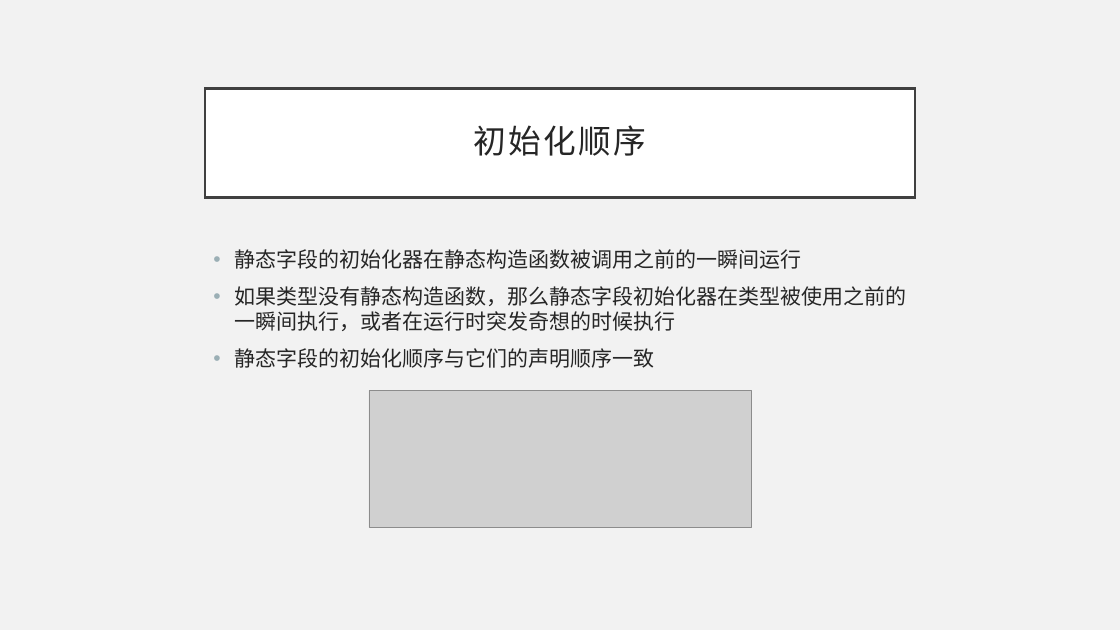
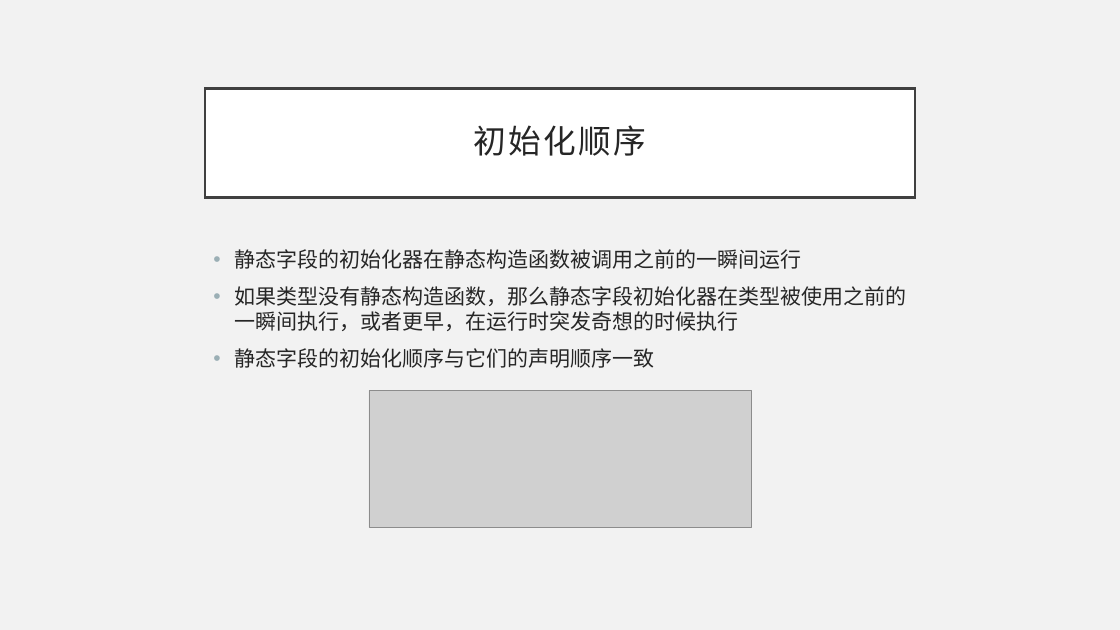
Before and after one commit to BillSon68/CSharp-Tutorial, a slide deck: slide 14 of Chapter 03/304.pptx. Drawn at 1120x630 pixels with LibreOffice and Linux fonts; fonts in the diff are those of the drawing; grey boxes stand for pictures. Boxes give left, top, right and bottom in pixels: in the first picture for what was removed or moved away, otherwise in the second. Text is boxed around its words. In the diff, an @@ line names an element or a change of style, - is before the commit and + after.

```diff
--- a/Chapter 03/304.pptx
+++ b/Chapter 03/304.pptx
@@ text at [234,286,906,331]: text changed @@
-• 如果类型没有静态构造函数，那么静态字段初始化器在类型被使用之前的一瞬间执行，或者在运行时突发奇想的时候执行
+• 如果类型没有静态构造函数，那么静态字段初始化器在类型被使用之前的一瞬间执行，或者更早，在运行时突发奇想的时候执行
```
Also in this commit, not shown: 1 other slide changed, 1 other file.
